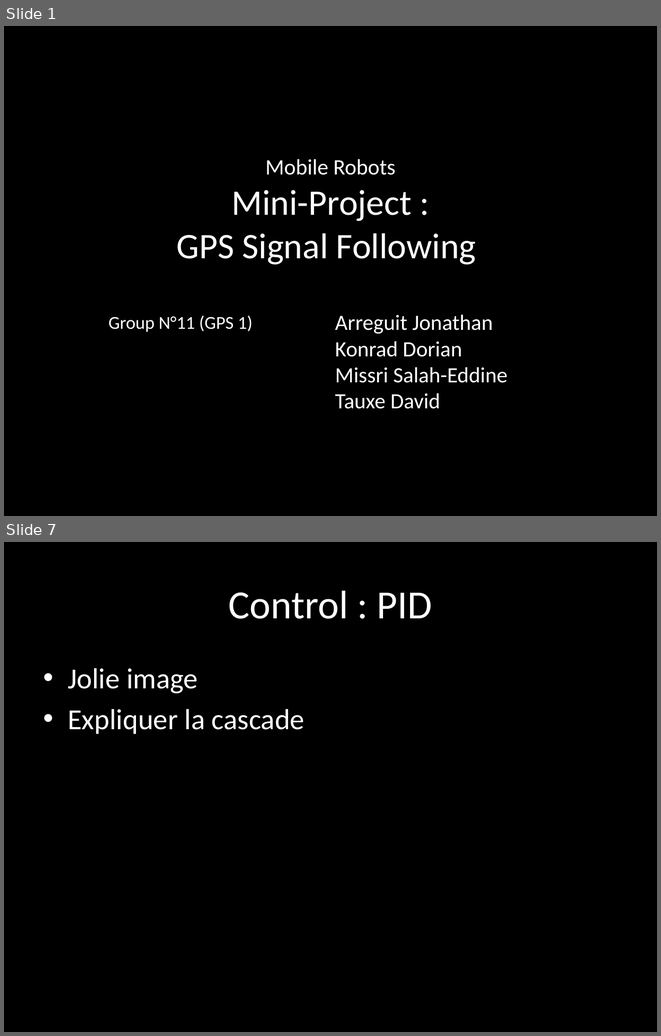
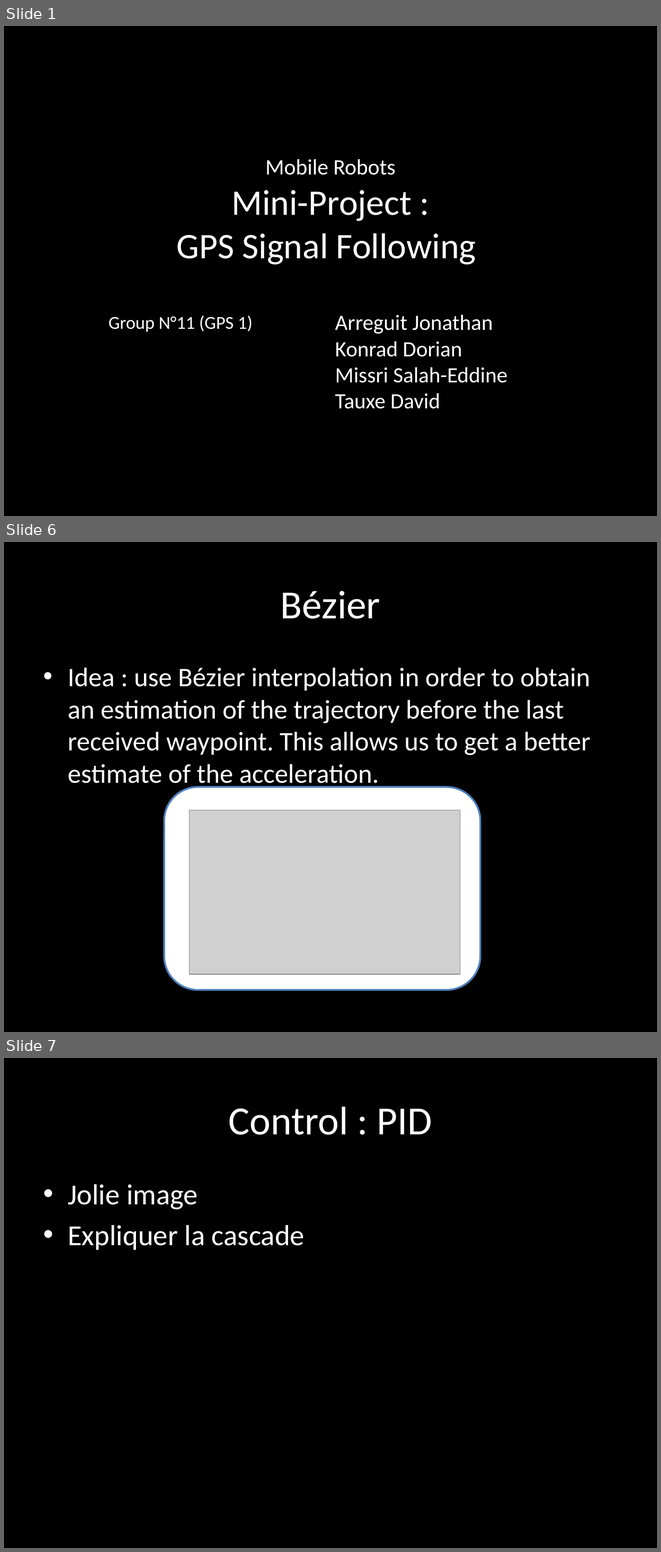
Before and after one commit to SyrianSpock/project-quadrotor-chase, a slide deck: Presentation/Presentation.pptx. Shown one above the other, each under a label of ours: slides 1 and 7 before the commit, slides 1, 6 and 7 after it; the slides between them are not shown. The pictures are 661x1036 and 661x1552 pixels, drawn with LibreOffice and Linux fonts; fonts in the diff are those of the drawing; grey boxes stand for pictures. Boxes give left, top, right and bottom in pixels: in the first picture for what was removed or moved away, otherwise in the second. Text is boxed around its words. In the diff, an @@ line names an element or a change of style, - is before the commit and + after.

```diff
--- a/Presentation/Presentation.pptx
+++ b/Presentation/Presentation.pptx
@@ slide 6 added at (4, 542, 657, 1032), background #000000 @@
@@ title added at (281, 591, 380, 619), 44 pt, text #FFFFFF @@
+Bézier
@@ text added at (68, 668, 590, 790), 29.6 pt, text #FFFFFF @@
+• Idea : use Bézier interpolation in order to obtain an estimation of the trajectory before the last received waypoint. This allows us to get a better estimate of the acceleration.
@@ rounded rectangle added at (164, 787, 480, 990), fill #FFFFFF, outline #4F81BD 2 pt @@
@@ picture added at (190, 810, 460, 974) @@
```
Also in this commit, not shown: 4 slides changed, 1 slide removed, 2 other files.
